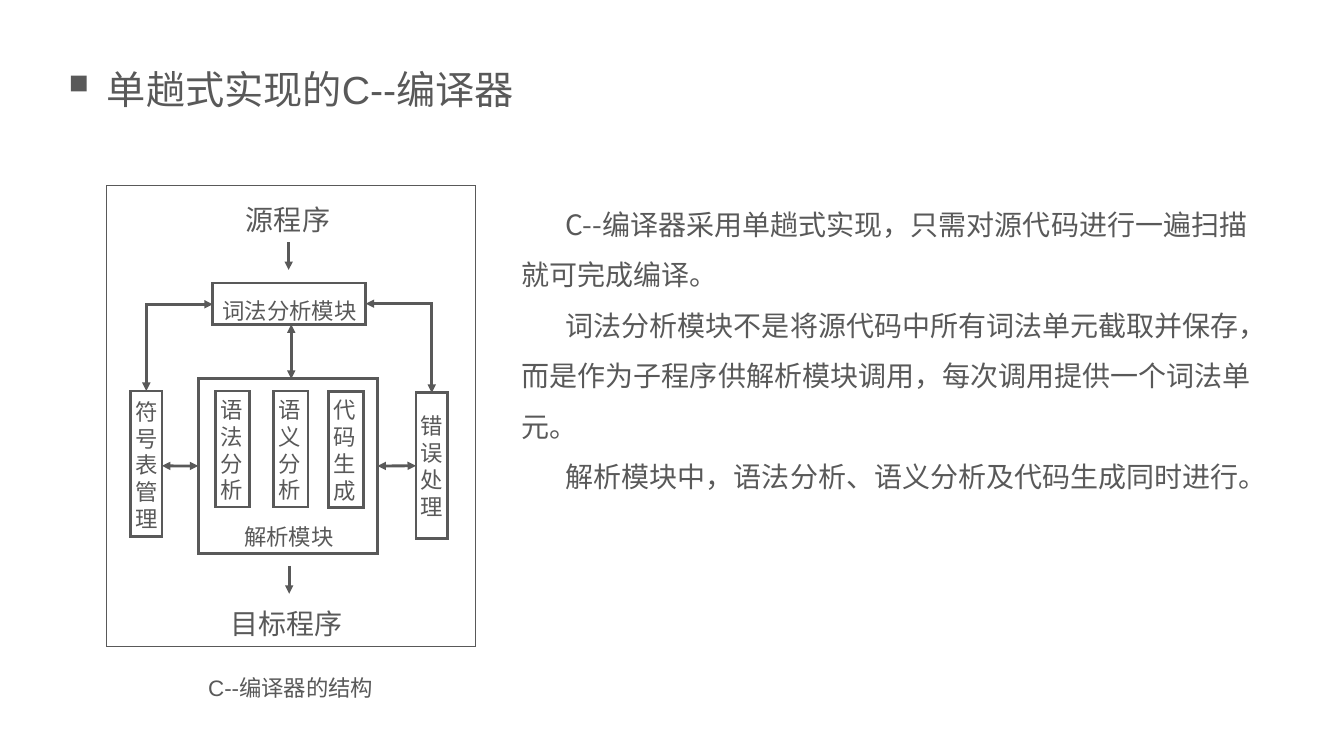
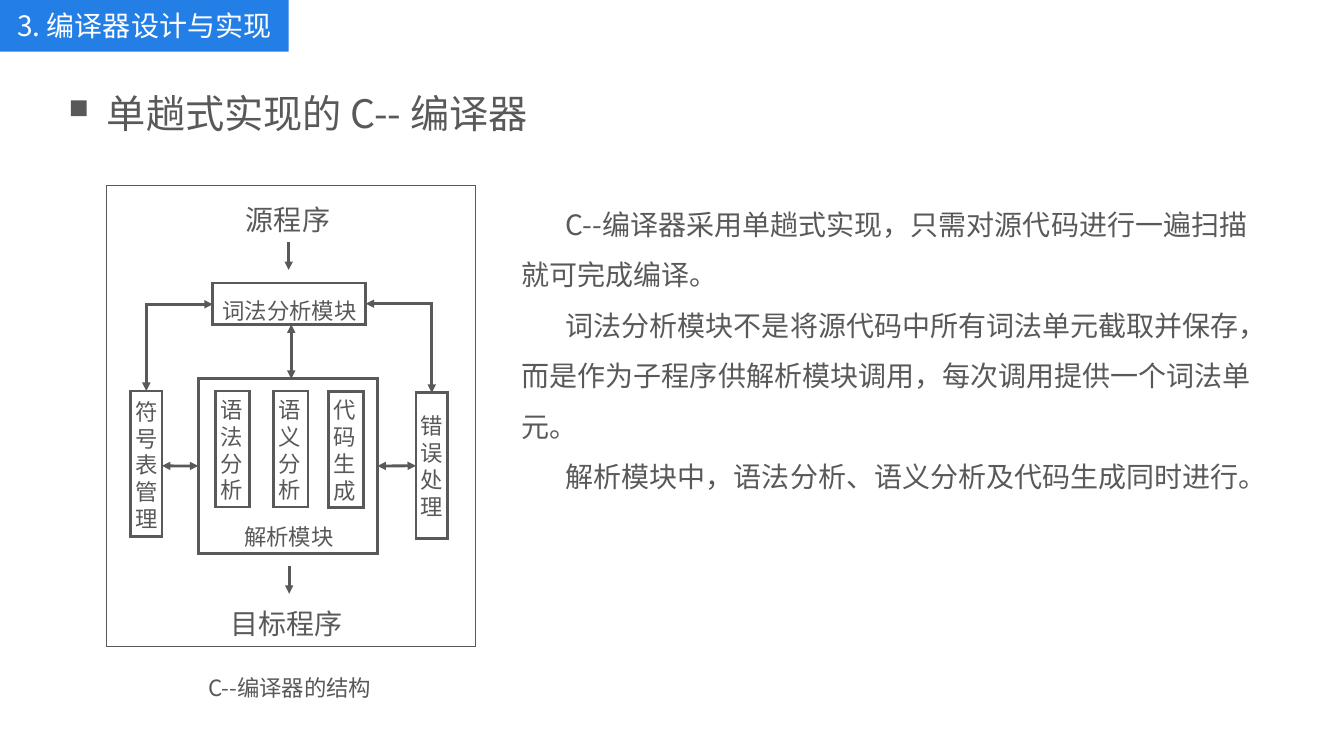
Before and after one commit to kkli28/cc, a slide deck: slide 9 of 论文相关/答辩ppt.pptx. Drawn at 1344x756 pixels with LibreOffice and Linux fonts; fonts in the diff are those of the drawing. Boxes give left, top, right and bottom in pixels: in the first picture for what was removed or moved away, otherwise in the second. Text is boxed around its words. In the diff, an @@ line names an element or a change of style, - is before the commit and + after.

```diff
--- a/论文相关/答辩ppt.pptx
+++ b/论文相关/答辩ppt.pptx
@@ rectangle added at box(0, 0, 288, 51), fill #237FE5, 20 pt, text #FFFFFF @@
+3. 编译器设计与实现
@@ rectangle: place and size @@
-rectangle at box(71, 76, 87, 92)
+rectangle at box(71, 101, 87, 117)
@@ text at box(107, 95, 527, 131): text changed; font Arial to Noto Sans CJK SC @@
-单趟式实现的C--编译器
+单趟式实现的 C-- 编译器
@@ text "C--编译器的结构" at box(208, 677, 371, 698): font Arial to Noto Sans CJK SC @@
```
Also in this commit, not shown: 17 other slides changed, 8 slides added, 1 slide removed, 1 other file.
